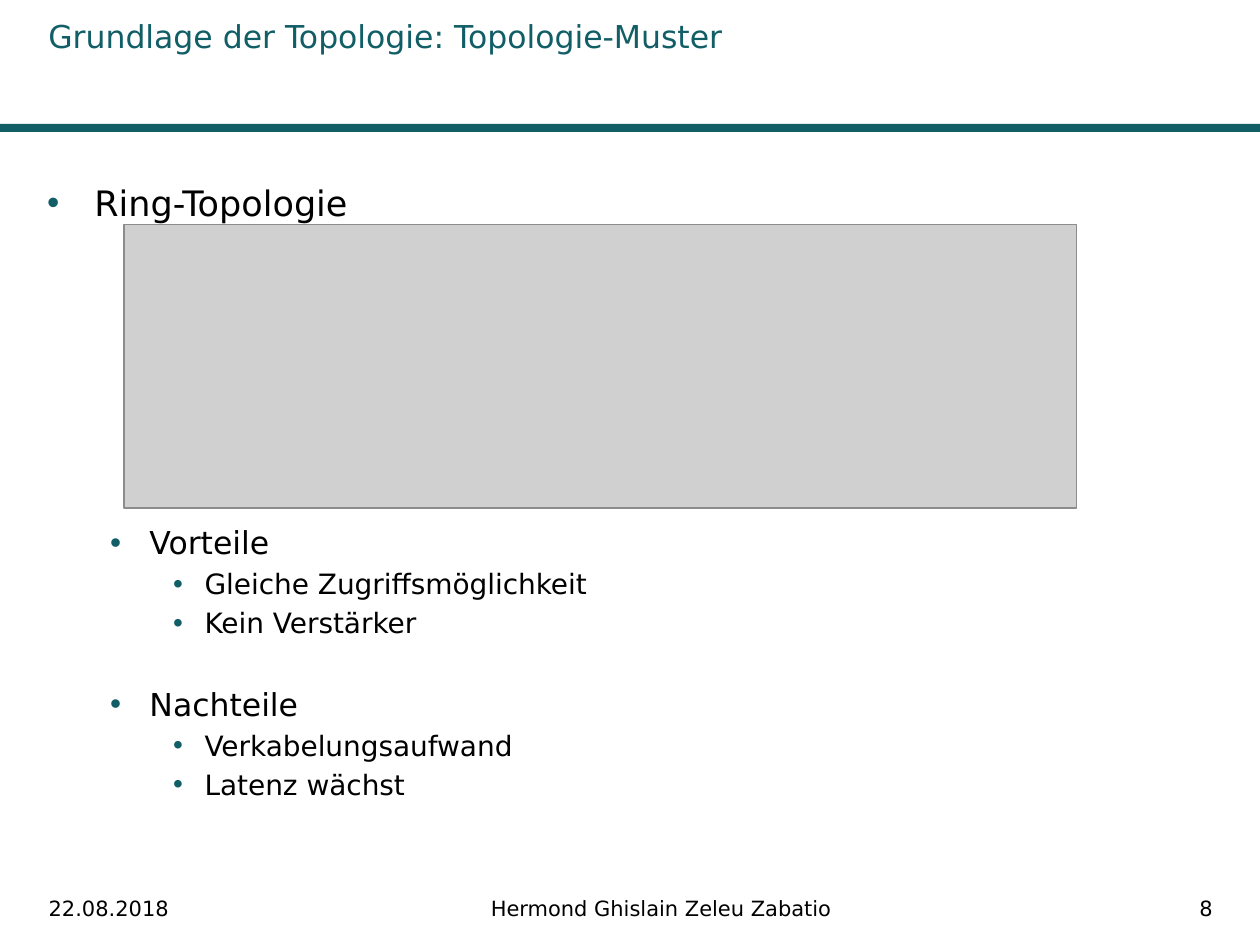
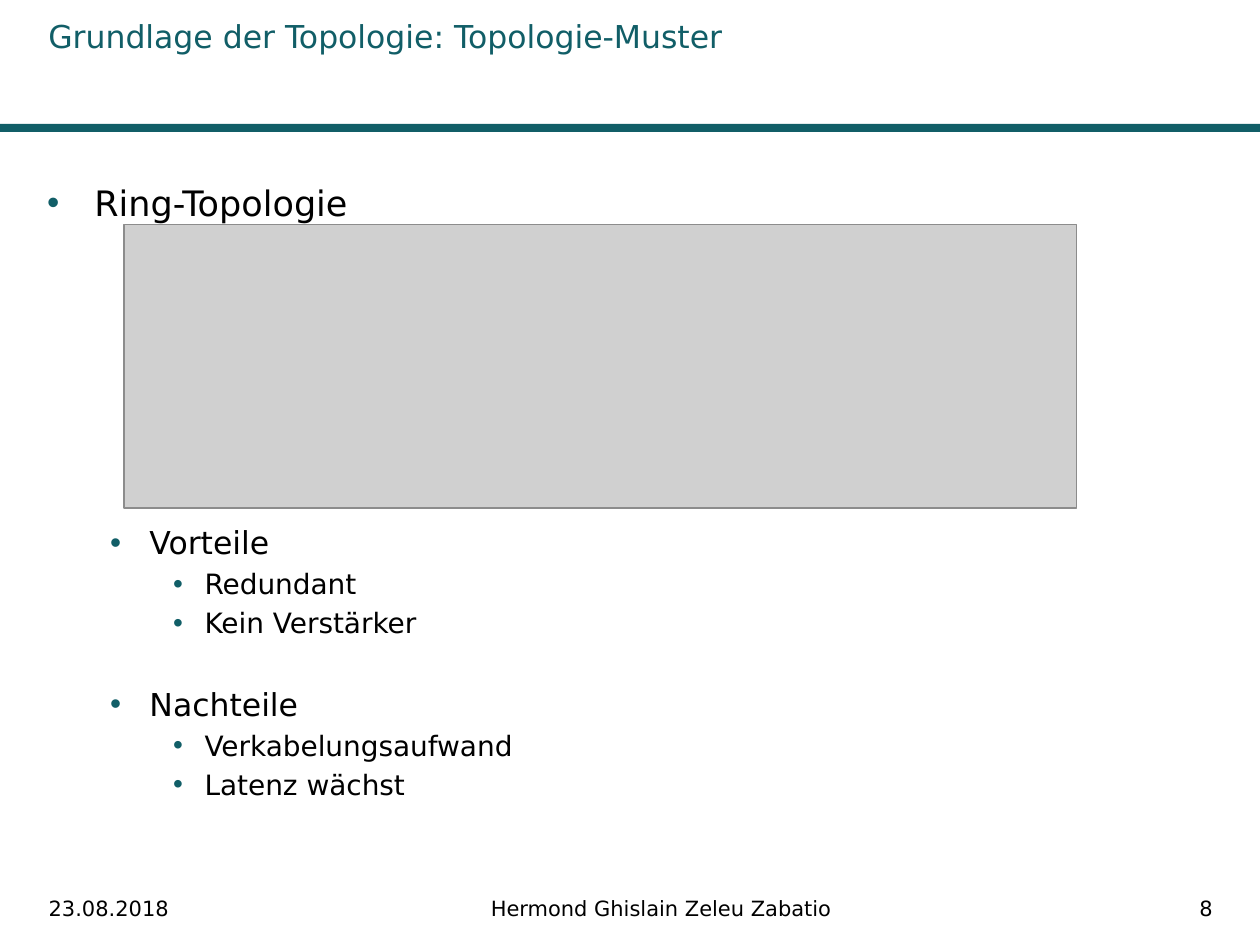
Before and after one commit to Ghislain1/zoe-fb-app, a slide deck: slide 8 of Master-Abschluss.pptx. Drawn at 1260x945 pixels with LibreOffice and Linux fonts; fonts in the diff are those of the drawing; grey boxes stand for pictures; background and template pictures are left out. Boxes give left, top, right and bottom in pixels: in the first picture for what was removed or moved away, otherwise in the second. Text is boxed around its words. In the diff, an @@ line names an element or a change of style, - is before the commit and + after.

```diff
--- a/Master-Abschluss.pptx
+++ b/Master-Abschluss.pptx
@@ text at (x1=205, y1=572, x2=357, y2=595): text changed @@
-    • Gleiche Zugriffsmöglichkeit
+    • Redundant
@@ text at (x1=49, y1=900, x2=169, y2=917): text changed @@
-22.08.2018
+23.08.2018
```
Also in this commit, not shown: 29 other slides changed.
